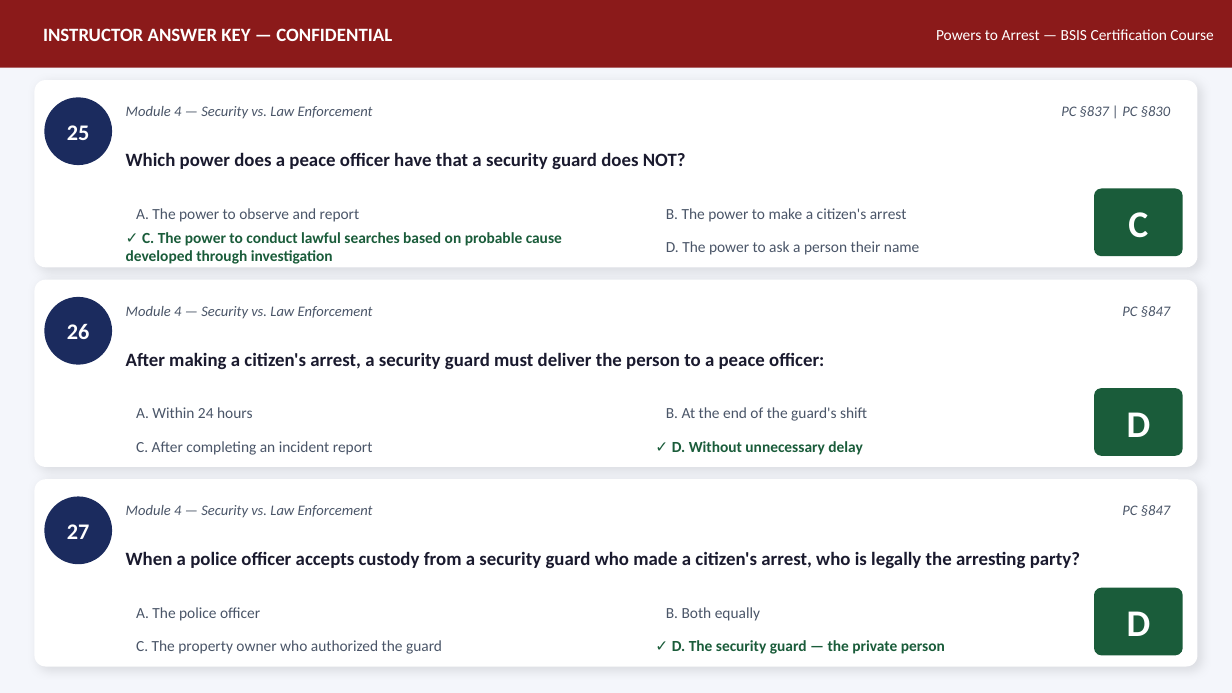
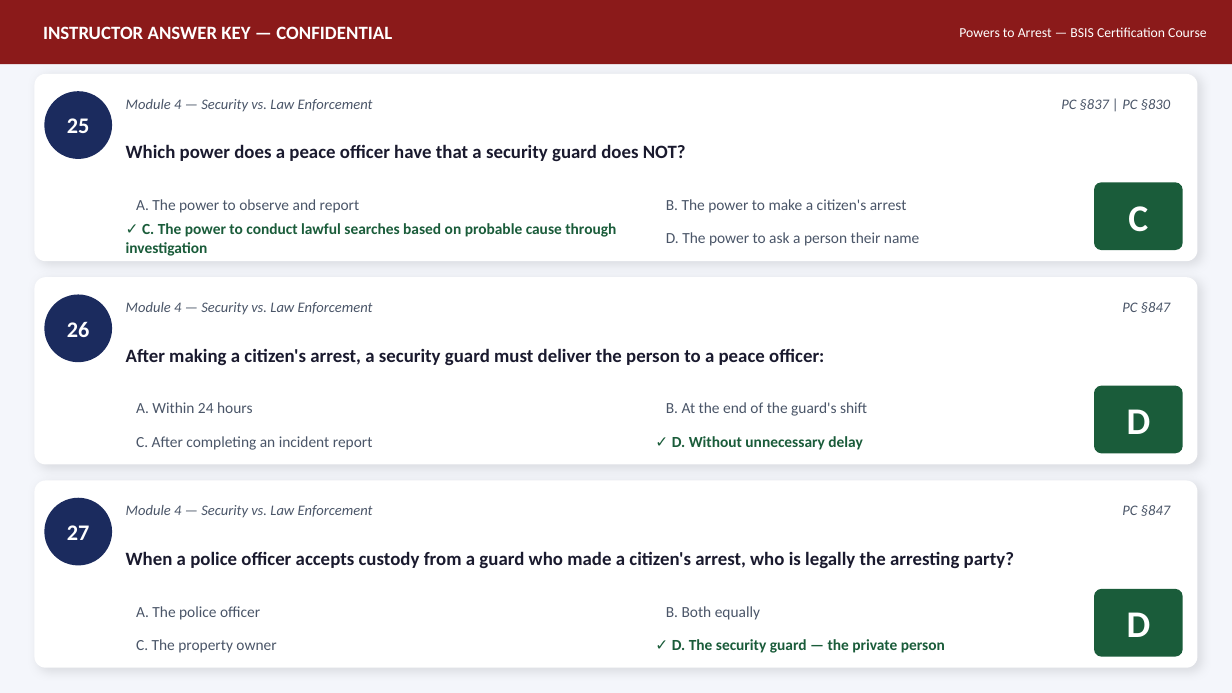
Before and after one commit to MaccPSLAW/Licensing-Live-Scans-, a slide deck: slide 11 of PSLAW-Courses/final-projects/Powers_to_Arrest_BSIS_Certification_MACCESS_INC-AnswerKey.pptx. Drawn at 1232x693 pixels with LibreOffice and Linux fonts; fonts in the diff are those of the drawing. Boxes give left, top, right and bottom in pixels: in the first picture for what was removed or moved away, otherwise in the second. Text is boxed around its words. In the diff, an @@ line names an element or a change of style, - is before the commit and + after.

Commit message:
feat: Powers to Arrest — BSIS Certification Course — Answer Key PPTX

```diff
--- a/PSLAW-Courses/final-projects/Powers_to_Arrest_BSIS_Certification_MACCESS_INC-AnswerKey.pptx
+++ b/PSLAW-Courses/final-projects/Powers_to_Arrest_BSIS_Certification_MACCESS_INC-AnswerKey.pptx
@@ rectangle: place and size @@
-rectangle at box(0, 0, 1232, 68)
+rectangle at box(0, 0, 1232, 64)
@@ text "Powers to Arrest — BSIS ...": place and size @@
-text "Powers to Arrest — BSIS ..." at box(936, 29, 1213, 40)
+text "Powers to Arrest — BSIS ..." at box(959, 27, 1206, 37)
@@ text "Powers to Arrest — BSIS ..." at box(959, 27, 1206, 37): size 9 to 8 pt @@
@@ 9 texts, 2 rounded rectangles, 1 ellipse: place and size @@
-9 texts, 2 rounded rectangles, 1 ellipse at box(34, 80, 1198, 455)
+9 texts, 2 rounded rectangles, 1 ellipse at box(34, 74, 1198, 450)
@@ text at box(126, 223, 616, 256): text changed @@
-✓ C. The power to conduct lawful searches based on probable cause developed through investigation
+✓ C. The power to conduct lawful searches based on probable cause through investigation
@@ 3 texts: place and size @@
-3 texts at box(136, 208, 919, 255)
+3 texts at box(136, 199, 919, 246)
@@ 3 texts: place and size @@
-3 texts at box(126, 306, 1170, 369)
+3 texts at box(126, 302, 1170, 365)
@@ text at box(126, 551, 1014, 568): text changed @@
-When a police officer accepts custody from a security guard who made a citizen's arrest, who is legally the arresting party?
+When a police officer accepts custody from a guard who made a citizen's arrest, who is legally the arresting party?
@@ text at box(136, 639, 276, 653): text changed @@
-C. The property owner who authorized the guard
+C. The property owner
```
Also in this commit, not shown: 21 other slides changed.
